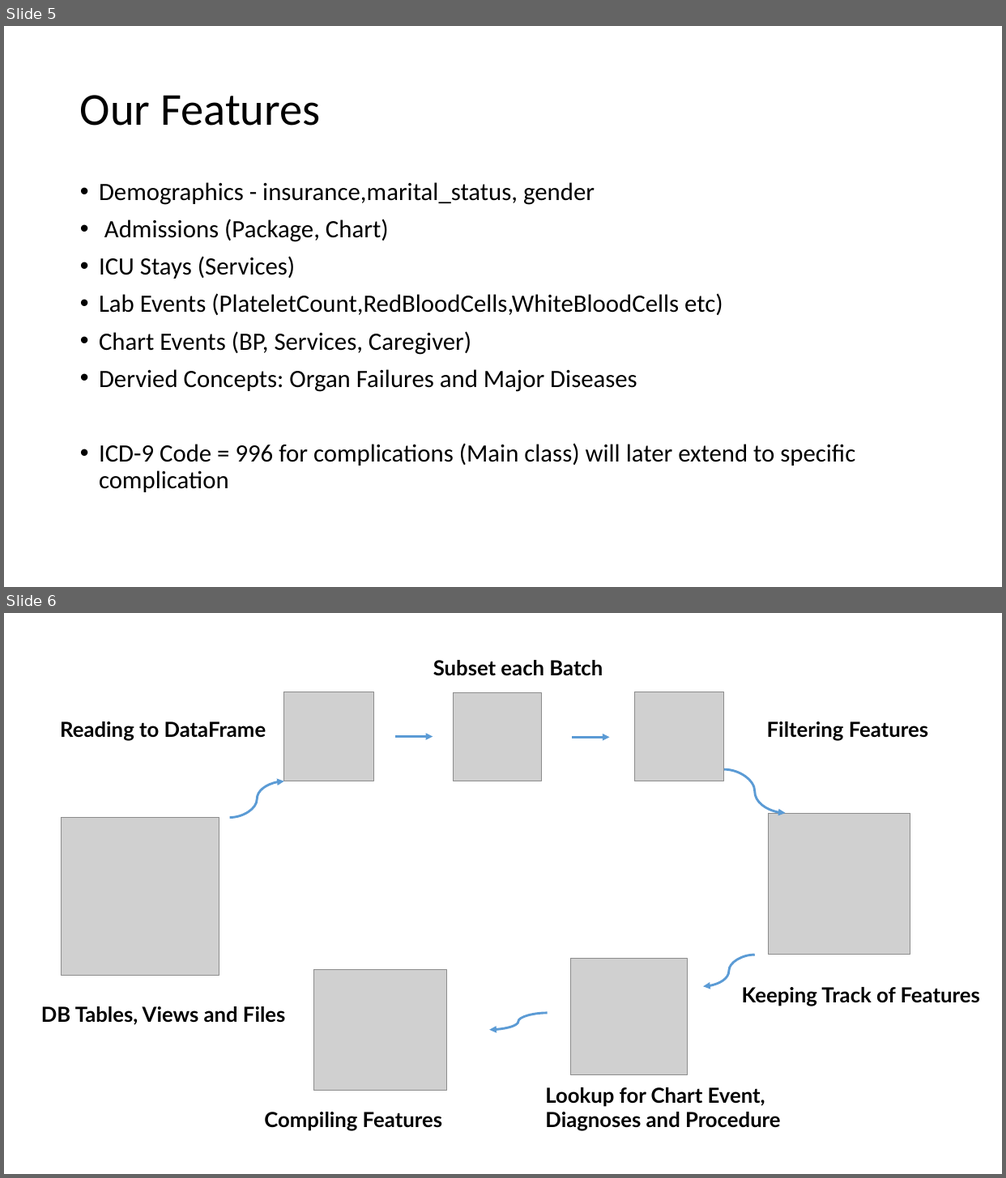
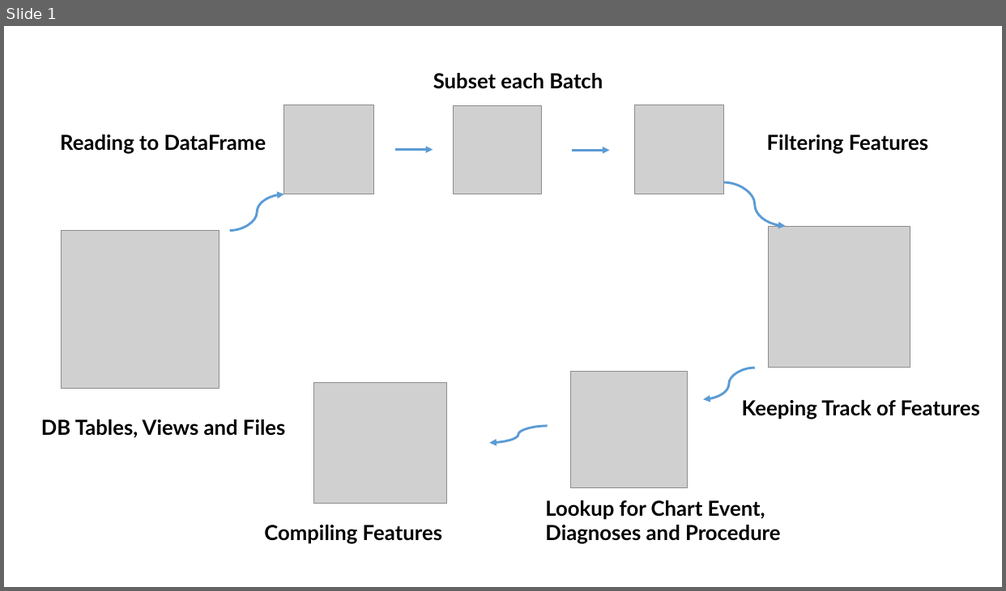
Before and after one commit to fmqbl/Predicting-Post-Procedural-Complications-Using-MIMICIII, a slide deck: Presentation.pptx. Shown one above the other, each under a label of ours: slides 5 and 6 before the commit, slide 1 after it. The pictures are 1006x1178 and 1006x591 pixels, drawn with LibreOffice and Linux fonts; fonts in the diff are those of the drawing; grey boxes stand for pictures. Boxes give left, top, right and bottom in pixels: in the first picture for what was removed or moved away, otherwise in the second. Text is boxed around its words. In the diff, an @@ line names an element or a change of style, - is before the commit and + after.

```diff
--- a/Presentation.pptx
+++ b/Presentation.pptx
@@ slide 5 removed at bbox=[4, 26, 1002, 587], background #FFFFFF @@
@@ title removed at bbox=[80, 95, 320, 126] @@
-Our Features
@@ text removed at bbox=[99, 182, 855, 493] @@
-• Demographics - insurance,marital_status, gender
-• Admissions (Package, Chart)
-• ICU Stays (Services)
-• Lab Events (PlateletCount,RedBloodCells,WhiteBloodCells etc)
-• Chart Events (BP, Services, Caregiver)
-• Dervied Concepts: Organ Failures and Major Diseases
-• ICD-9 Code = 996 for complications (Main class) will later extend to specific complication
@@ what was slide 6 is now slide 1 @@
```
Also in this commit, not shown: 4 other slides removed, 8 other files.
